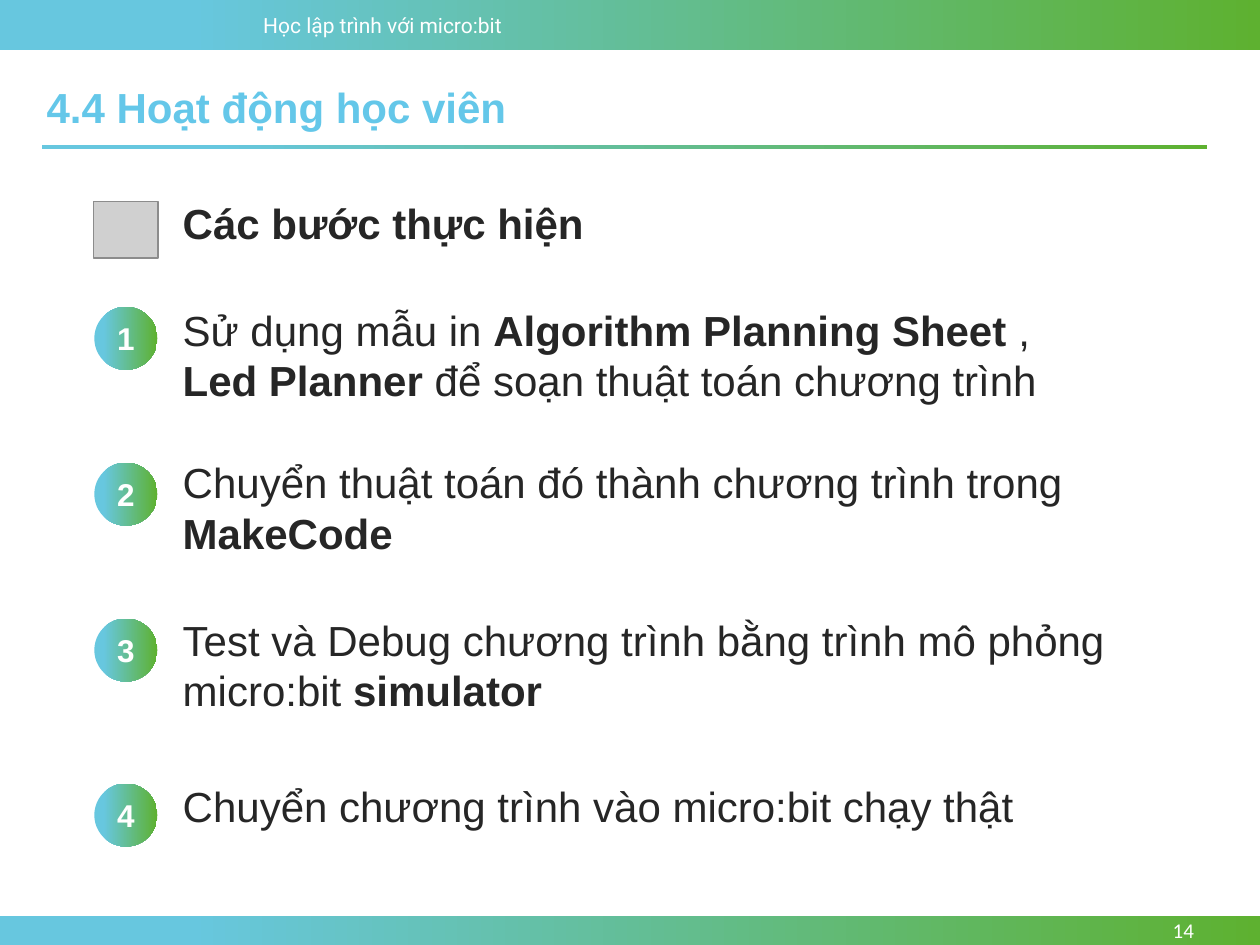
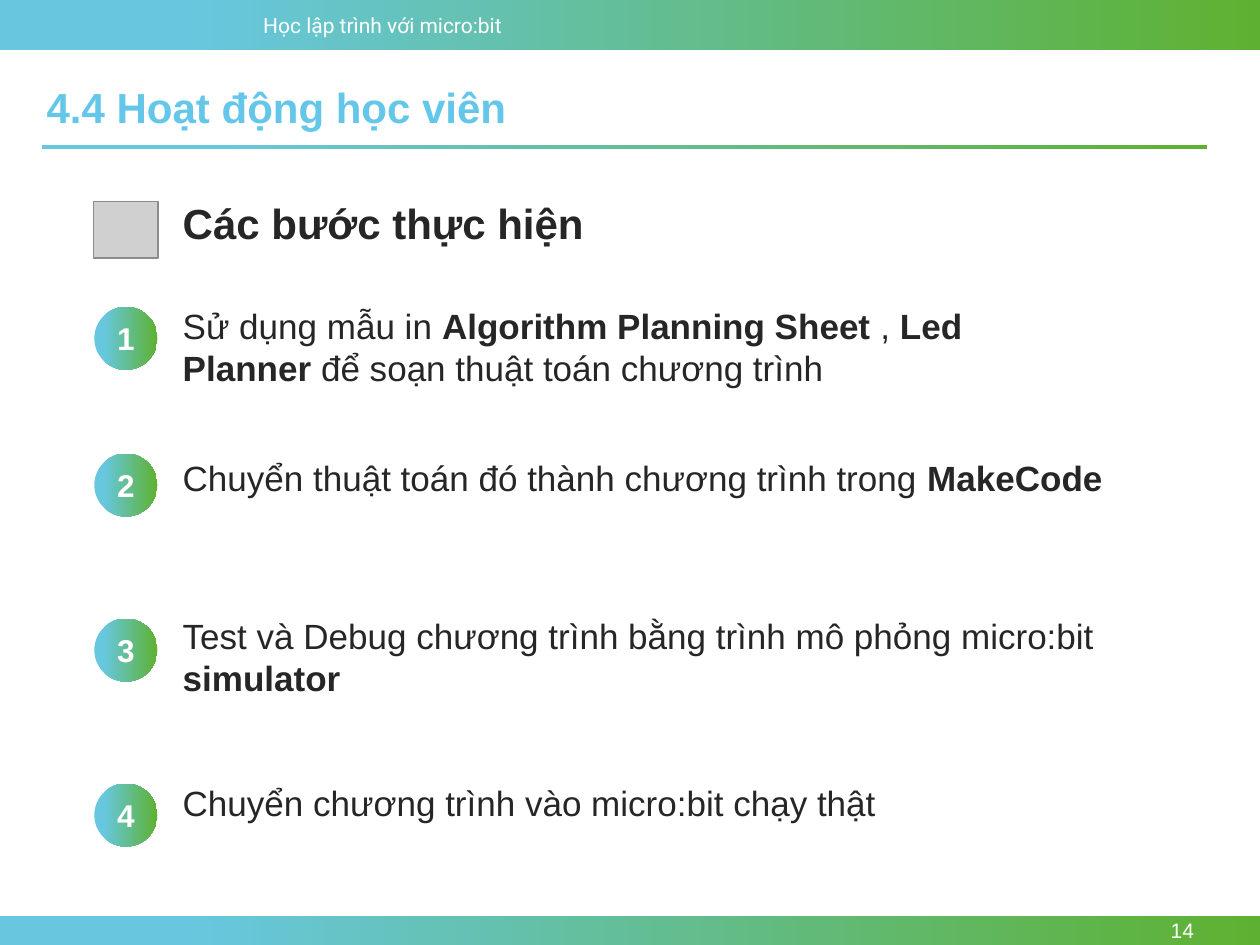
Before and after one commit to nhannn87dn/Learn-microbit, a slide deck: slide 14 of Lessions/Bai-04-Conditions-and-Logic/4.Conditional-and-Boolean.pptx. Drawn at 1260x945 pixels with LibreOffice and Linux fonts; fonts in the diff are those of the drawing; grey boxes stand for pictures; background and template pictures are left out. Boxes give left, top, right and bottom in pixels: in the first picture for what was removed or moved away, otherwise in the second. Text is boxed around its words. In the diff, an @@ line names an element or a change of style, - is before the commit and + after.

```diff
--- a/Lessions/Bai-04-Conditions-and-Logic/4.Conditional-and-Boolean.pptx
+++ b/Lessions/Bai-04-Conditions-and-Logic/4.Conditional-and-Boolean.pptx
@@ ellipse "2" moved from (x1=94, y1=462, x2=158, y2=525) to (x1=94, y1=454, x2=158, y2=517) @@
@@ size 24 to 20 pt in 4 elements at (x1=183, y1=787, x2=875, y2=822), (x1=183, y1=621, x2=1093, y2=692), (x1=183, y1=311, x2=962, y2=388), (x1=183, y1=463, x2=1102, y2=498) @@
@@ page number at (x1=1171, y1=923, x2=1194, y2=938): font Calibri to Arial @@
```
Also in this commit, not shown: 9 other slides changed, 2 other files.
